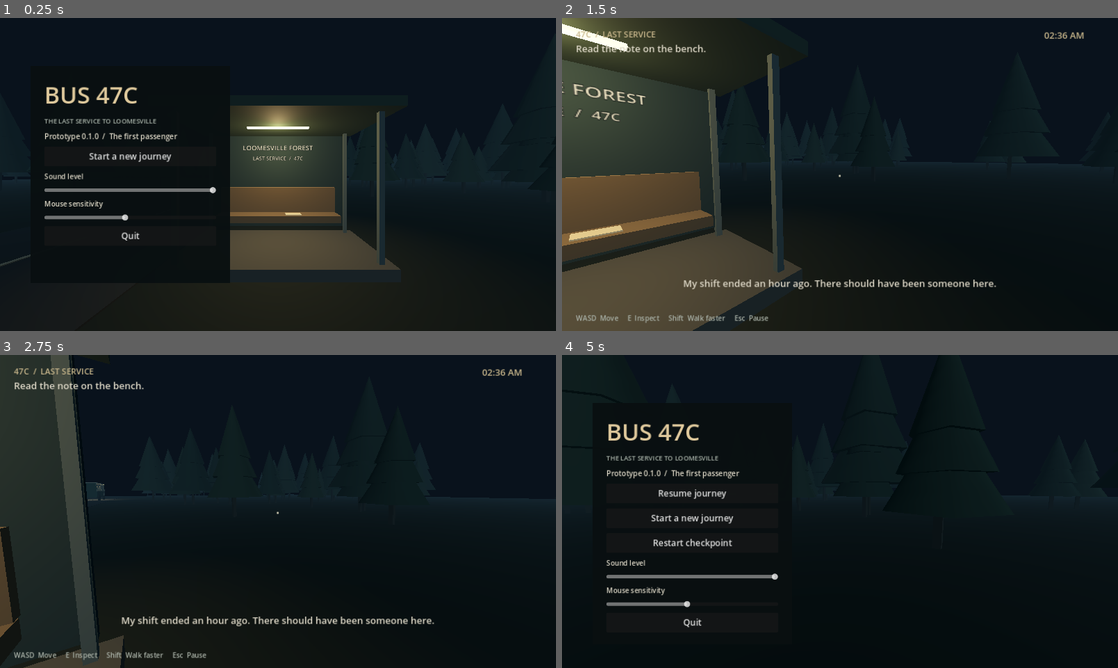
Above: before the commit, frames 1-4 (two rows, left to right).
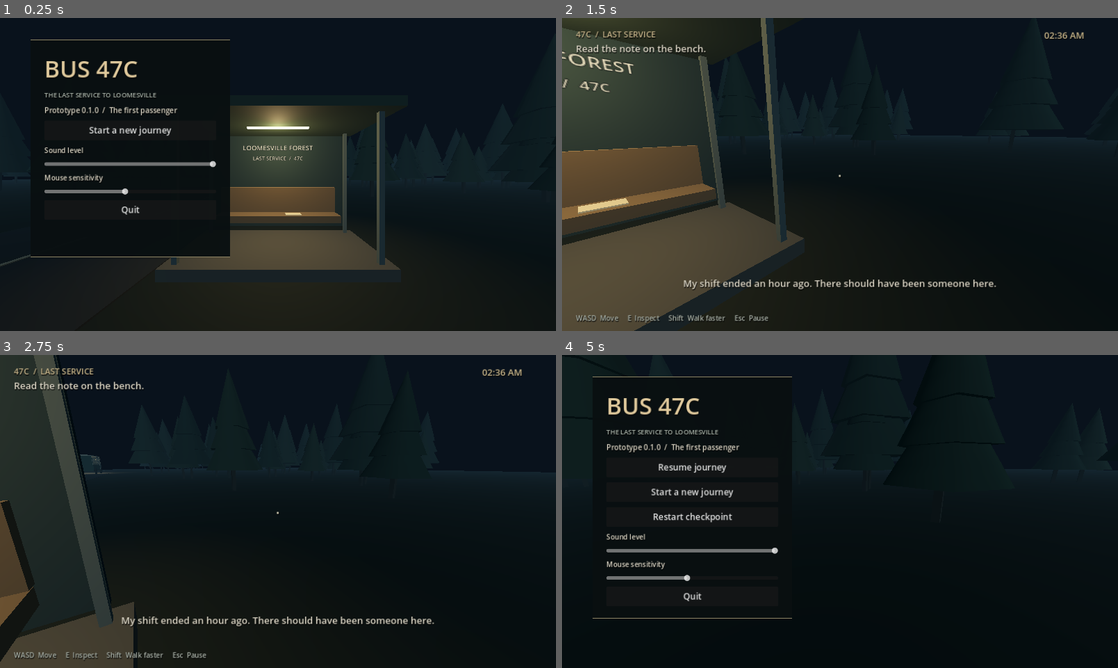
Above: after the commit, the same moments.

Repository: Kenshi0905/bus47c-game
Game: Godot game, scene res://scenes/main.tscn
Same seed, same stepped clock (60 frames per second), same inputs: the game is played once before the commit and once after it.
Inputs (mouse positions are in pixels of both pictures, inside the frame that each line leads up to):
- Up to frame 1 (0.25 s): no input
- Up to frame 2 (1.5 s): click "Start a new journey" at 0.5 s; tap Enter at 1.25 s; move the mouse to (867, 174) at 1.27 s; hold W (forward) from 1.28 s (still down); hold E (interact) from 1.28 s (still down)
- Up to frame 3 (2.75 s): keep holding W (forward); move the mouse to (250, 511) at 2.02 s; release E (interact) at 2.03 s; tap E (interact) at 2.1 s
- Up to frame 4 (5 s): keep holding W (forward); move the mouse to (851, 505) at 2.77 s; hold Shift (sprint) 2.78-3.53 s; tap E (interact) at 3.05, 3.6 s; move the mouse to (834, 517) at 3.52 s; move the mouse to (878, 514) at 4.27 s; hold E (interact) from 4.28 s (still down); tap Escape (pause_game) at 4.9 s

The runs differ from the first frame. In frame 1, 4.1% of the frame differs, in the area x 5-42%, y 6-81%; in frame 2, 12%, in the area x 0-61%, y 0-100%; in frame 3, 5.8%; in frame 4, 4.0%.

Commit message:
test: verify prototype flow and add repeatable launch and CI checks

Diff:
--- a/game/scripts/main.gd
+++ b/game/scripts/main.gd
@@ -275,6 +275,9 @@
 	l.text = value
 	l.add_theme_font_size_override("font_size",size)
 	l.add_theme_color_override("font_color",color)
+	l.add_theme_color_override("font_shadow_color",Color(0,0,0,.8))
+	l.add_theme_constant_override("shadow_offset_x",1)
+	l.add_theme_constant_override("shadow_offset_y",2)
 	return l
 
 func button(value: String, callback: Callable) -> Button:
@@ -337,7 +340,7 @@
 	help.position = Vector2(32,679)
 	menu = PanelContainer.new()
 	root.add_child(menu)
-	menu.position = Vector2(70,110)
+	menu.position = Vector2(70,50)
 	menu.custom_minimum_size = Vector2(460,500)
 	menu.add_theme_stylebox_override("panel",panel_style())
 	menu_box = VBoxContainer.new()
@@ -389,7 +392,7 @@
 	sensitivity.value = player.sensitivity
 	sensitivity.value_changed.connect(func(v: float): player.sensitivity = v)
 	menu_box.add_child(sensitivity)
-	menu_box.add_child(button("Quit",func(): get_tree().quit()))
+	menu_box.add_child(button("Quit",quit_cleanly))
 
 func resume_game() -> void:
 	paused = false
@@ -493,7 +496,7 @@
 			say("[The door closes behind you]")
 		Story.Stage.CLOCK:
 			objective.text = "Check the clock above the dashboard."
-			say("No driver. No footsteps. But the steering wheel is moving.")
+			say("No driver. No footsteps. But we're moving.")
 		Story.Stage.RIDING:
 			objective.text = "Stay aboard. Watch the road."
 			say("02:36. The clock hasn't changed since I got on.")
@@ -569,7 +572,15 @@
 	menu_box.add_child(summary)
 	menu_box.add_child(button("Replay from the bus",func(): start_game(Story.Stage.CAB)))
 	menu_box.add_child(button("Start again",func(): start_game(0)))
-	menu_box.add_child(button("Quit",func(): get_tree().quit()))
+	menu_box.add_child(button("Quit",quit_cleanly))
+
+func quit_cleanly() -> void:
+	for sound in [ambience, engine, drone, sfx, footsteps]:
+		sound.stream_paused = false
+		sound.stop()
+		sound.stream = null
+	await get_tree().create_timer(0.2).timeout
+	get_tree().quit()
 
 func smoke_test() -> void:
 	start_game(0)
@@ -615,7 +626,7 @@
 	print("PASS: complete scene flow, asset loading, boarding, passenger reveal and end menu")
 	await get_tree().process_frame
 	await get_tree().process_frame
-	get_tree().quit()
+	quit_cleanly()
 
 func capture_preview() -> void:
 	start_game(Story.Stage.PASSENGER)
@@ -625,4 +636,4 @@
 	await get_tree().create_timer(1.0).timeout
 	await RenderingServer.frame_post_draw
 	get_viewport().get_texture().get_image().save_png("res://../docs/prototype-preview.png")
-	get_tree().quit()
+	quit_cleanly()
Not shown, added: .github/workflows/test.yml
Not shown, changed: .gitignore
Not shown, added: AGENTS.md
Not shown, changed: CHANGELOG.md
Not shown, changed: README.md
Not shown, added: docs/prototype-preview.png
Not shown, added: tools/setup.ps1
Not shown, added: tools/test.ps1
